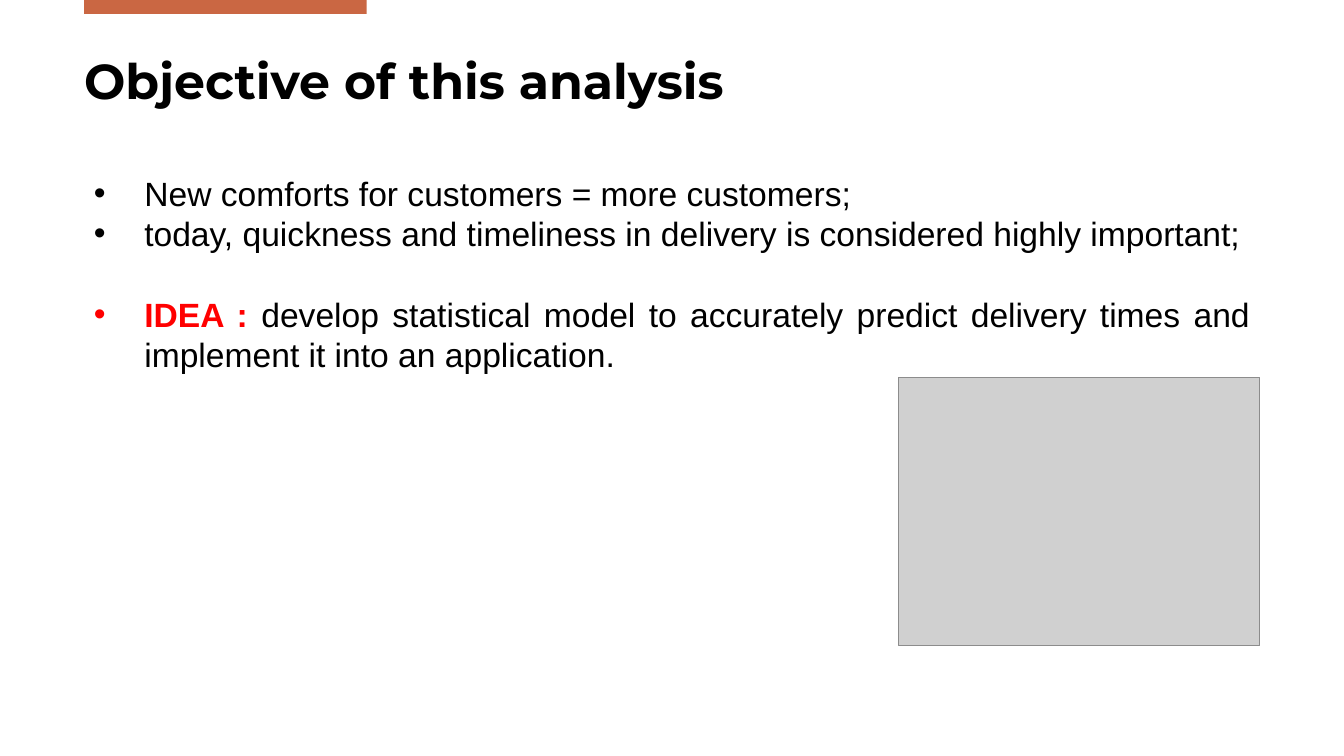
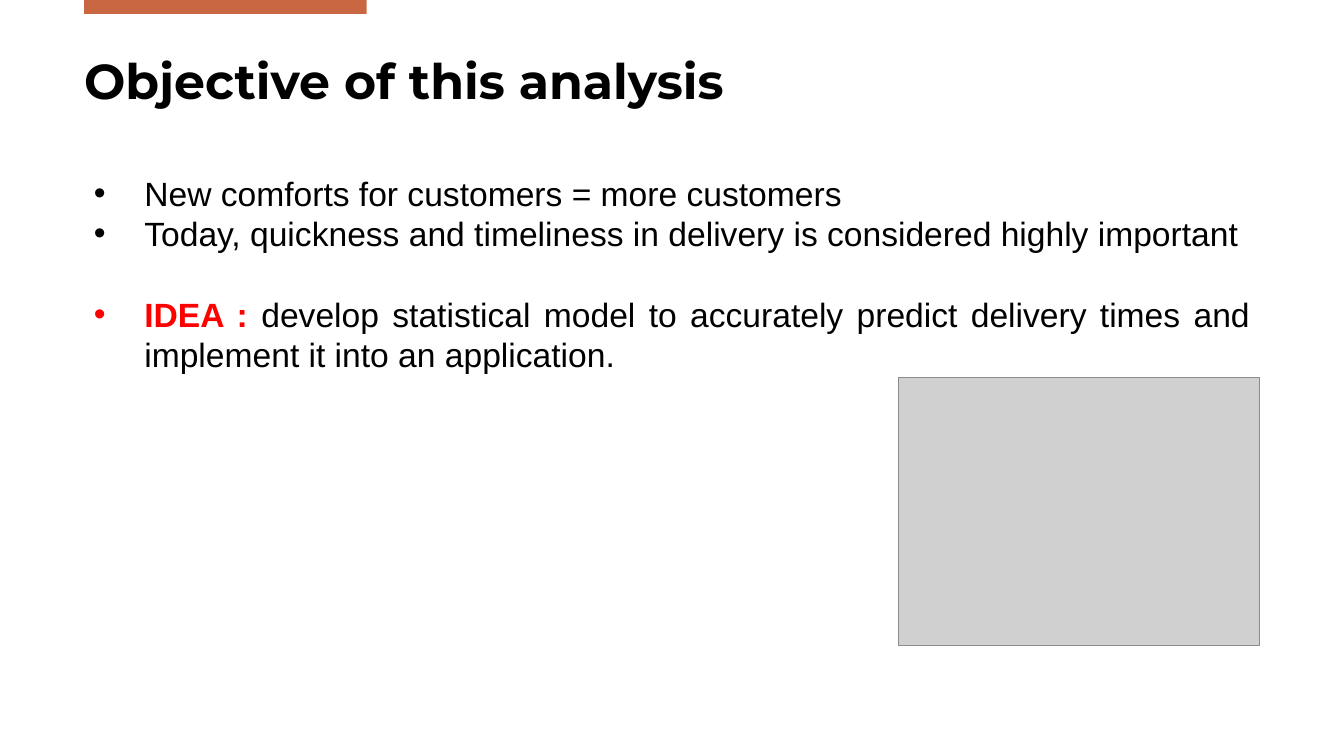
Before and after one commit to DanieleGotti/Food_Delivery_Time_Prediction, a slide deck: slide 4 of Presentation_Gotti_Mazzoleni.pptx. Drawn at 1344x756 pixels with LibreOffice and Linux fonts; fonts in the diff are those of the drawing; grey boxes stand for pictures; background and template pictures are left out. Boxes give left, top, right and bottom in pixels: in the first picture for what was removed or moved away, otherwise in the second. Text is boxed around its words. In the diff, an @@ line names an element or a change of style, - is before the commit and + after.

```diff
--- a/Presentation_Gotti_Mazzoleni.pptx
+++ b/Presentation_Gotti_Mazzoleni.pptx
@@ text at bbox=[144, 181, 1238, 253]: text changed @@
-• New comforts for customers = more customers;
-• today, quickness and timeliness in delivery is considered highly important;
+• New comforts for customers = more customers
+• Today, quickness and timeliness in delivery is considered highly important
```
Also in this commit, not shown: 5 other slides changed, 1 slide added.
